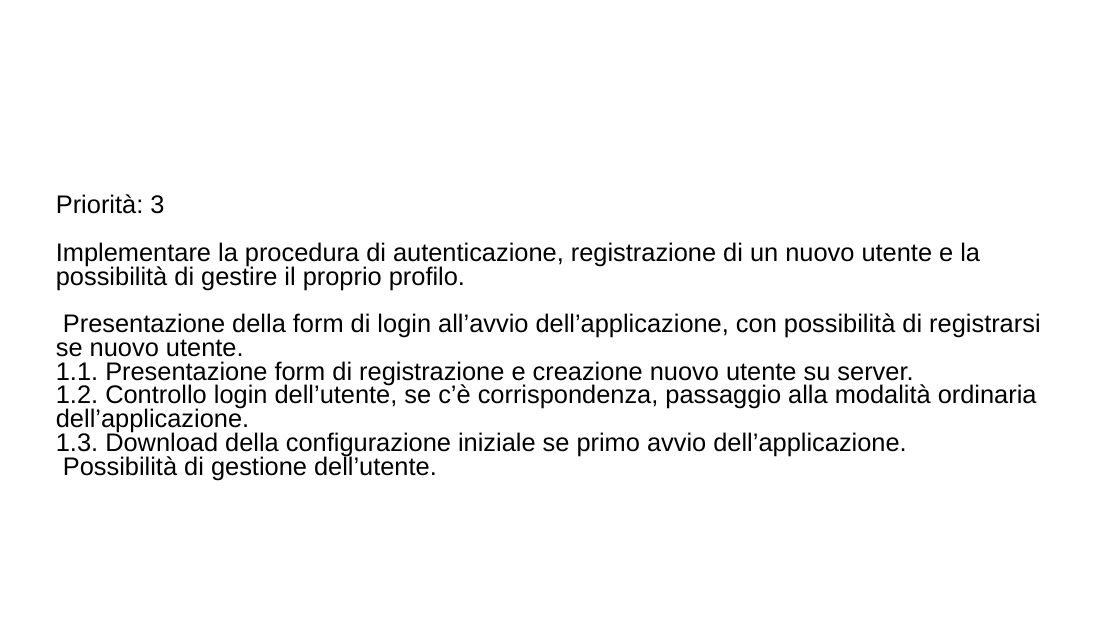
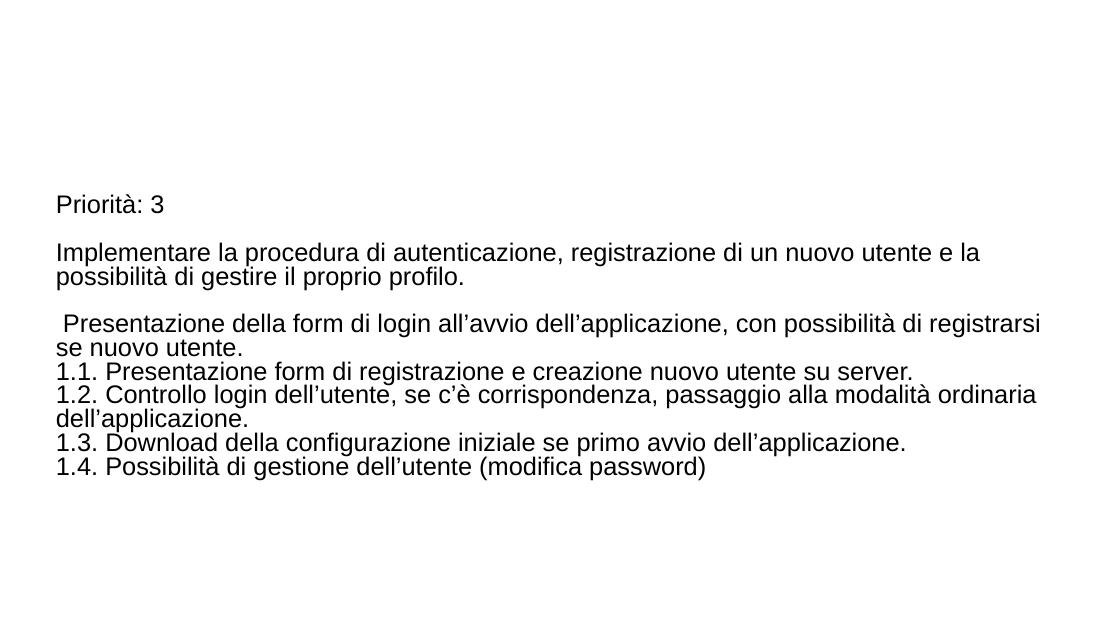
Before and after one commit to ecorradini/ProgettoIDS, a slide deck: slide 1 of AnalisiRequisiti/UserStories.ppt. Drawn at 1120x630 pixels with LibreOffice and Linux fonts; fonts in the diff are those of the drawing; background and template pictures are left out. Boxes give left, top, right and bottom in pixels: in the first picture for what was removed or moved away, otherwise in the second. Text is boxed around its words. In the diff, an @@ line names an element or a change of style, - is before the commit and + after.

Commit message:
Modified UserSotries, added SchedeCRC(modificate)

```diff
--- a/AnalisiRequisiti/UserStories.ppt
+++ b/AnalisiRequisiti/UserStories.ppt
@@ subtitle at [56, 454, 706, 480]: text changed @@
-Possibilità di gestione dell’utente.
+1.4. Possibilità di gestione dell’utente (modifica password)
```
Also in this commit, not shown: 3 other slides changed, 3 other files.
